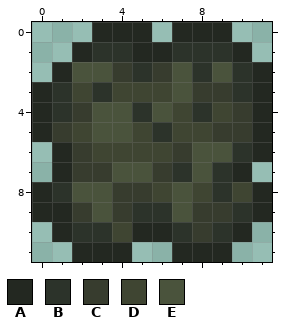
A pixel-art sprite gets an edit: Content/Items/WallItems/HardenedPitsandWall.png. The first picture shows the starting point.
The file is 24x24 pixels, drawn in blocks of 2x2; one block is one cell here. Colours within 5 levels of each other are drawn and written as one.
Palette (. is transparent): A #232821  B #2c332a  C #373c2e  D #3f4532  E #4a533c
New version:
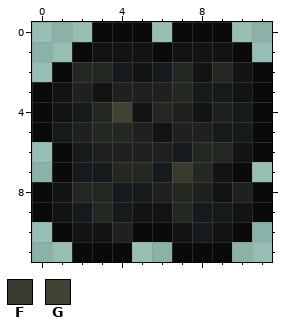
Colours new in this view: F #373c2e  G #3f4532
Difference:
@@ palette @@
-A #232821
+A #0a0a0a
-B #2c332a
+B #121413
-C #373c2e
+C #151b1c
-D #3f4532
+D #1e211e
-E #4a533c
+E #232821
@@ x 0..11 @@
  0 ...AAA.AAA..
- 1 ..ABBAABBBA.
+ 1 ..ABBBABBBA.
  2 .AEECBCEBEBA
  3 ABDBDDDECCBA
- 4 ABCEEBEDBDCA
+ 4 ABCEGBEDBDCA
  5 ACDEEDBDDCCA
  6 .ACDDDDCEEBA
- 7 .ACCEECBEBA.
+ 7 .ACCEECFEBA.
  8 ABEECCDEDBDA
- 9 AACECBBECCBA
+ 9 ABCECBBECCBA
 10 .ABBDAABCBA.
Pixel boxes of the changes (left, top, right, bottom) in both pictures:
changed: (32, 22, 272, 262)
